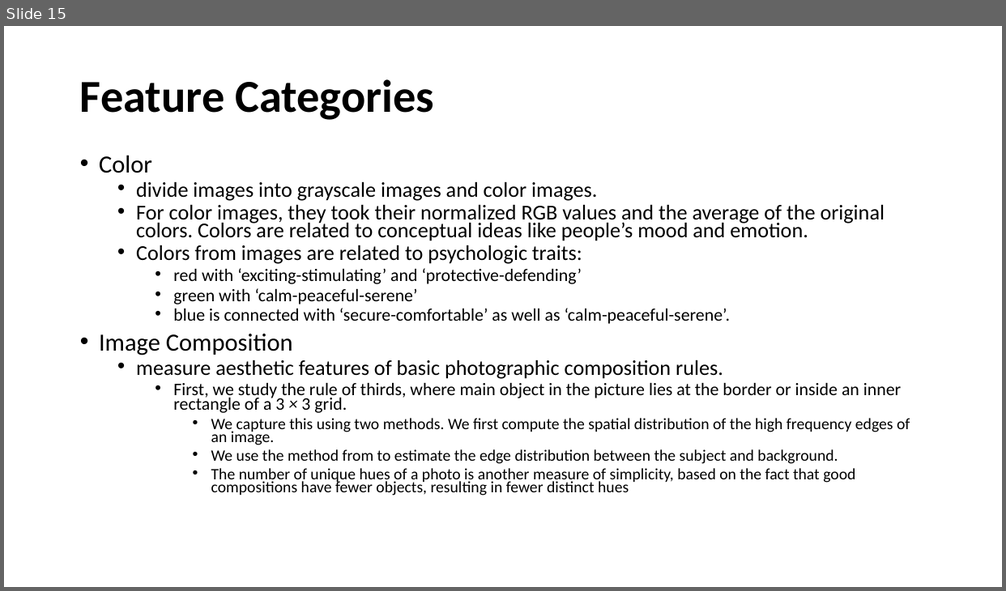
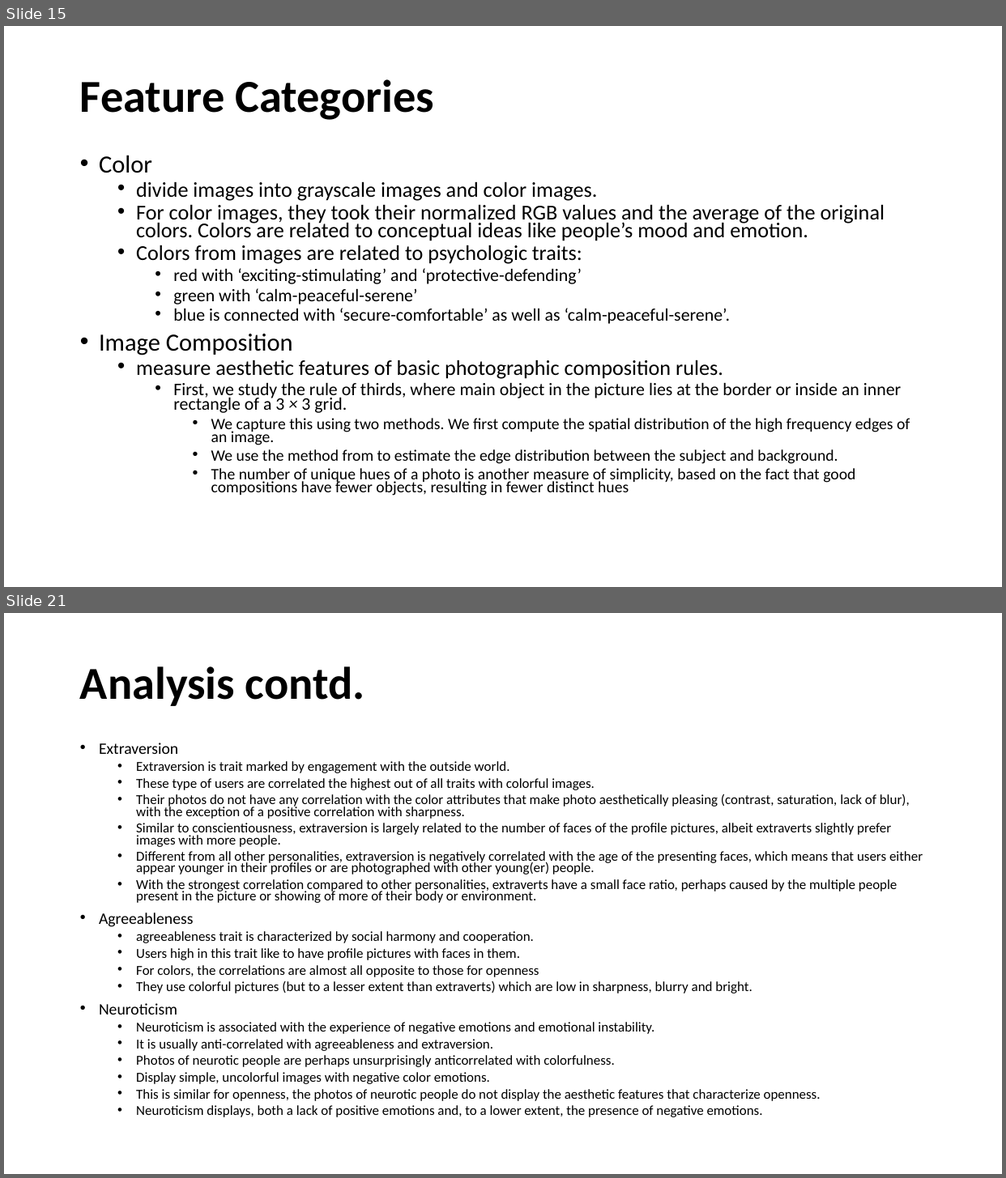
Before and after one commit to Sandhya-Bairi/USU-Assignments-and-Projects, a slide deck: CS 6675 - Advance Data Science/Practicum/Presentation.pptx. Shown one above the other, each under a label of ours: slide 15 before the commit, slides 15 and 21 after it; the slides between them are not shown. The pictures are 1006x591 and 1006x1178 pixels, drawn with LibreOffice and Linux fonts; fonts in the diff are those of the drawing. Boxes give left, top, right and bottom in pixels: in the first picture for what was removed or moved away, otherwise in the second. Text is boxed around its words. In the diff, an @@ line names an element or a change of style, - is before the commit and + after.

```diff
--- a/CS 6675 - Advance Data Science/Practicum/Presentation.pptx
+++ b/CS 6675 - Advance Data Science/Practicum/Presentation.pptx
@@ slide 21 added at <box>4,613,1002,1174</box>, background #FFFFFF @@
@@ title added at <box>80,666,365,706</box>, 44 pt, text #000000, bold @@
+Analysis contd.
@@ text added at <box>99,743,923,1118</box>, 13.2 pt, text #000000 @@
+• Extraversion
+  • Extraversion is trait marked by engagement with the outside world.
+  • These type of users are correlated the highest out of all traits with colorful images.
+  • Their photos do not have any correlation with the color attributes that make photo aesthetically pleasing (contrast, saturation, lack of blur), with the exception of a positive correlation with sharpness.
+  • Similar to conscientiousness, extraversion is largely related to the number of faces of the profile pictures, albeit extraverts slightly prefer images with more people.
+  • Different from all other personalities, extraversion is negatively correlated with the age of the presenting faces, which means that users either appear younger in their profiles or are photographed with other young(er) people.
+  • With the strongest correlation compared to other personalities, extraverts have a small face ratio, perhaps caused by the multiple people present in the picture or showing of more of their body or environment.
+• Agreeableness
+  • agreeableness trait is characterized by social harmony and cooperation.
+  • Users high in this trait like to have profile pictures with faces in them.
+  • For colors, the correlations are almost all opposite to those for openness
+  • They use colorful pictures (but to a lesser extent than extraverts) which are low in sharpness, blurry and bright.
+• Neuroticism
+  • Neuroticism is associated with the experience of negative emotions and emotional instability.
+  • It is usually anti-correlated with agreeableness and extraversion.
+  • Photos of neurotic people are perhaps unsurprisingly anticorrelated with colorfulness.
+  • Display simple, uncolorful images with negative color emotions.
+  • This is similar for openness, the photos of neurotic people do not display the aesthetic features that characterize openness.
+  • Neuroticism displays, both a lack of positive emotions and, to a lower extent, the presence of negative emotions.
```
Also in this commit, not shown: 2 slides changed, 7 other slides added, 32 other files.
